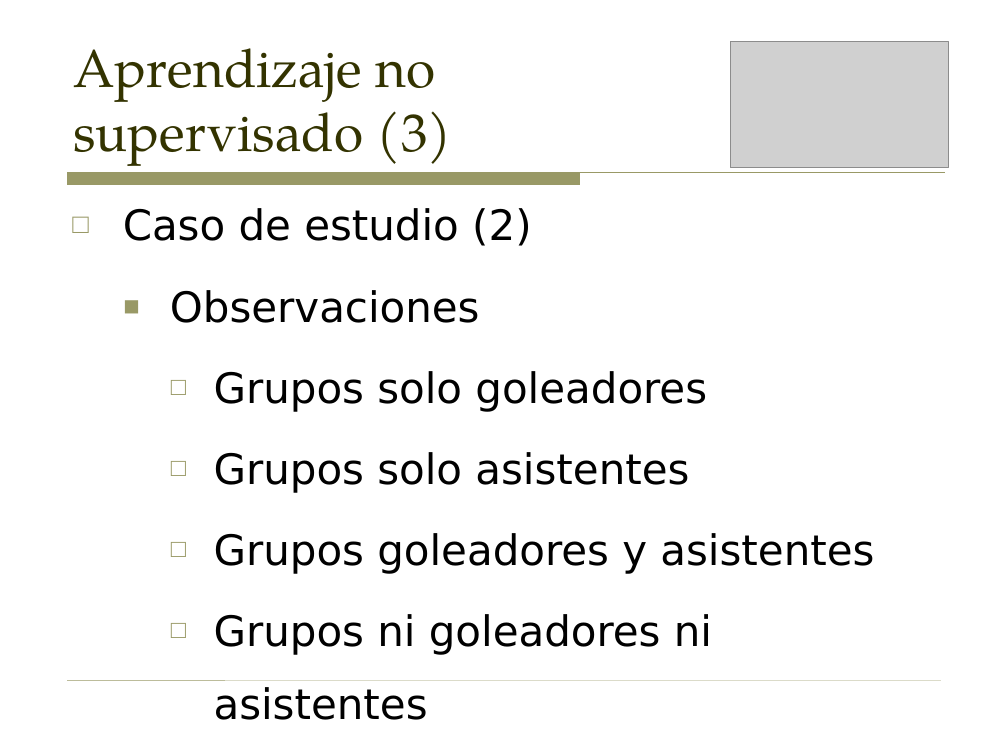
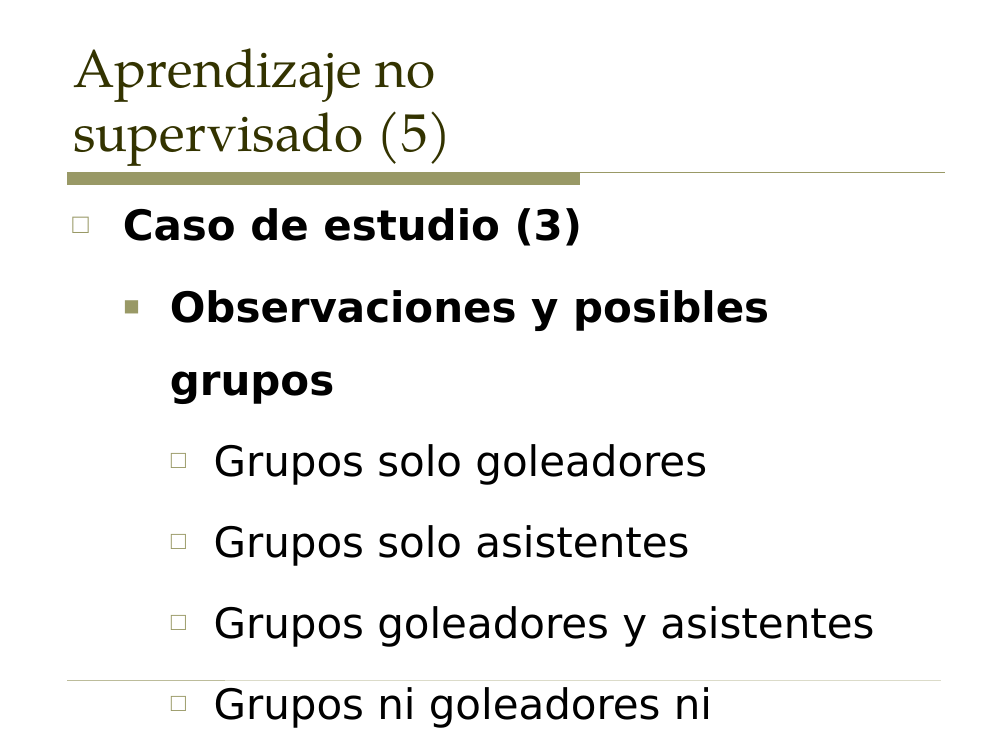
Before and after one commit to sergarb1/TallerAprendizajeAutomaticoPython, a slide deck: slide 35 of Taller - Introduccion al aprendizaje automatico (Supervisado y no supervisado).odp (slide 19 before the commit). Drawn at 1008x756 pixels with LibreOffice and Linux fonts; fonts in the diff are those of the drawing; grey boxes stand for pictures. Boxes give left, top, right and bottom in pixels: in the first picture for what was removed or moved away, otherwise in the second. Text is boxed around its words. In the diff, an @@ line names an element or a change of style, - is before the commit and + after.

```diff
--- a/Taller - Introduccion al aprendizaje automatico (Supervisado y no supervisado).odp
+++ b/Taller - Introduccion al aprendizaje automatico (Supervisado y no supervisado).odp
@@ title at [73,48,452,166]: text changed @@
-Aprendizaje no
-supervisado (3)
+Aprendizaje no
+supervisado (5)
@@ picture removed at [730,41,949,167] @@
@@ text at [123,208,769,404]: text changed; bold on @@
-□ Caso de estudio (2)
-  ■ Observaciones
+□ Caso de estudio (3)
+  ■ Observaciones y posibles grupos
```
Also in this commit, not shown: 19 other slides changed, 16 slides added, 1 other file.
